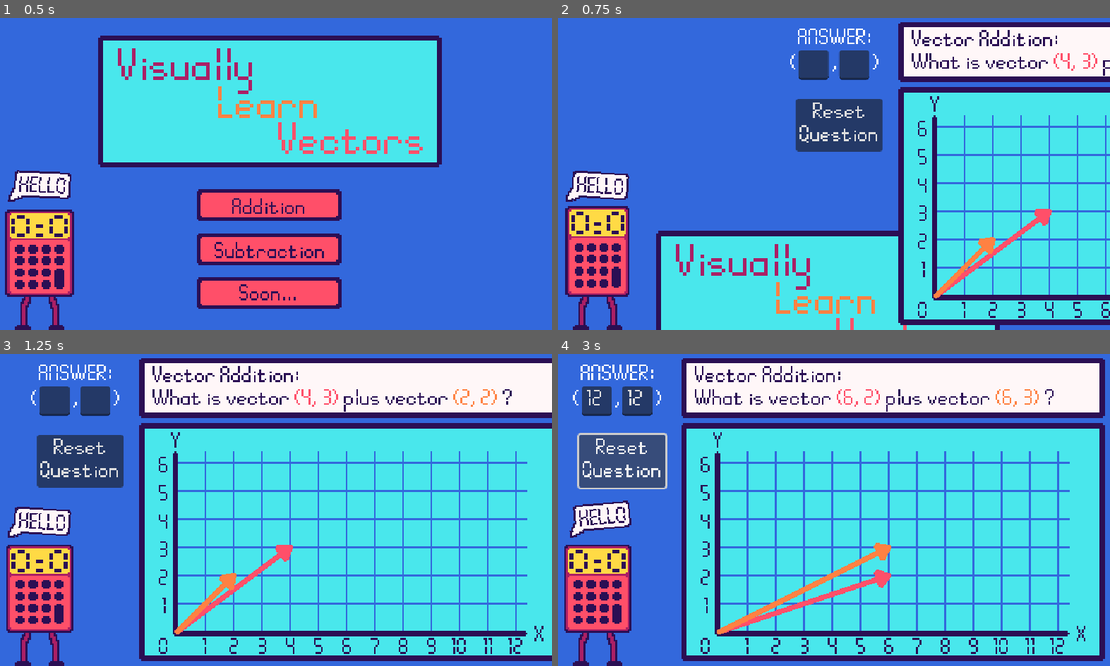
Above: before the commit, frames 1-4 (two rows, left to right).
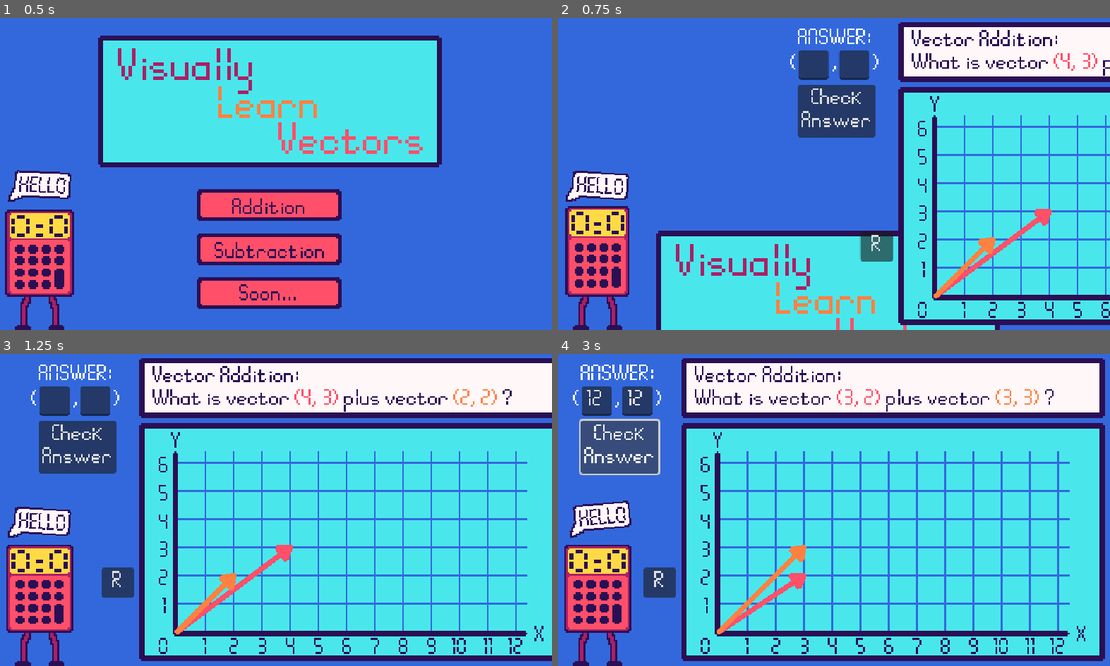
Above: after the commit, the same moments.

Repository: KyleTiley/VectorMathGame
Game: Godot game, scene res://Game/game.tscn
The game is run twice, just before and just after one commit, with the same random seed, the same clock (stepped at 60 frames per second) and the same inputs.
Inputs (mouse positions are in pixels of both pictures, inside the frame that each line leads up to):
- Up to frame 1 (0.5 s): no input
- Up to frame 2 (0.75 s): click "Addition" at 0.5 s
- Up to frame 3 (1.25 s): no input
- Up to frame 4 (3 s): click (613, 400) at 1.27 s; type "12" at 1.35 s; click (651, 400) at 1.5 s; type "12" at 1.58 s; click "Reset Question" (after the commit: "R") at 2 s; click (618, 447) at 2.75 s, where only the run after the commit has a clickable "Check Answer"

Frame 1 is identical in both runs. In frame 2, 2.6% of the frame differs, in the area x 42-61%, y 21-79%; in frame 3, 2.5%; in frame 4, 4.8%, in the area x 3-83%, y 11-90%.

Commit message:
answers always wrong for some reason

Diff:
--- a/Game/Levels/VectorAddition.gd
+++ b/Game/Levels/VectorAddition.gd
@@ -2,7 +2,8 @@
 
 @onready var graph = $VectorGraph
 @onready var question_rich_label = $RichTextLabel
-
+@onready var x_answer = $Answer/LineEdit1
+@onready var y_answer = $Answer/LineEdit2
 var vector_1 : Vector2
 var vector_2 : Vector2
 
@@ -92,3 +93,13 @@
 func _on_button_reset_pressed():
 	setup_level()
 	graph.reset_vectors()
+
+func _on_answer_button_pressed():
+	var x = vector_1.x - vector_2.x
+	var y = vector_1.y - vector_2.y
+	print(x)
+	print(y)
+	if(str(x_answer.text) == str(x)) and (str(y_answer) == str(y)):
+		print("correct")
+	else:
+		print("wrong")
--- a/Game/Levels/vector_addition.tscn
+++ b/Game/Levels/vector_addition.tscn
@@ -27,13 +27,12 @@
 What is vector (0, 00) minus vector (0, 00) ?"
 
 [node name="ButtonReset" type="Button" parent="."]
-offset_left = 38.0
-offset_top = 97.0
-offset_right = 136.0
-offset_bottom = 157.0
+offset_left = 111.0
+offset_top = 248.0
+offset_right = 148.0
+offset_bottom = 282.0
 theme_override_font_sizes/font_size = 26
-text = "Reset
-Question"
+text = "R"
 
 [node name="Answer" type="Control" parent="."]
 layout_mode = 3
@@ -81,4 +80,14 @@
 theme_override_font_sizes/font_size = 26
 text = "(        ,        )"
 
+[node name="AnswerButton" type="Button" parent="."]
+offset_left = 40.0
+offset_top = 81.0
+offset_right = 128.0
+offset_bottom = 141.0
+theme_override_font_sizes/font_size = 26
+text = "Check
+Answer"
+
 [connection signal="pressed" from="ButtonReset" to="." method="_on_button_reset_pressed"]
+[connection signal="pressed" from="AnswerButton" to="." method="_on_answer_button_pressed"]
